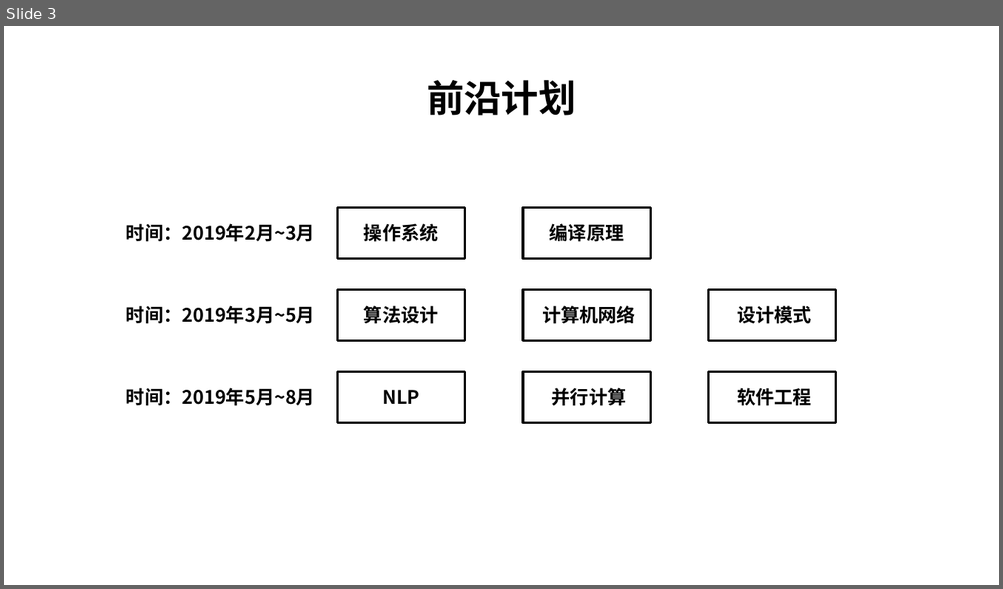
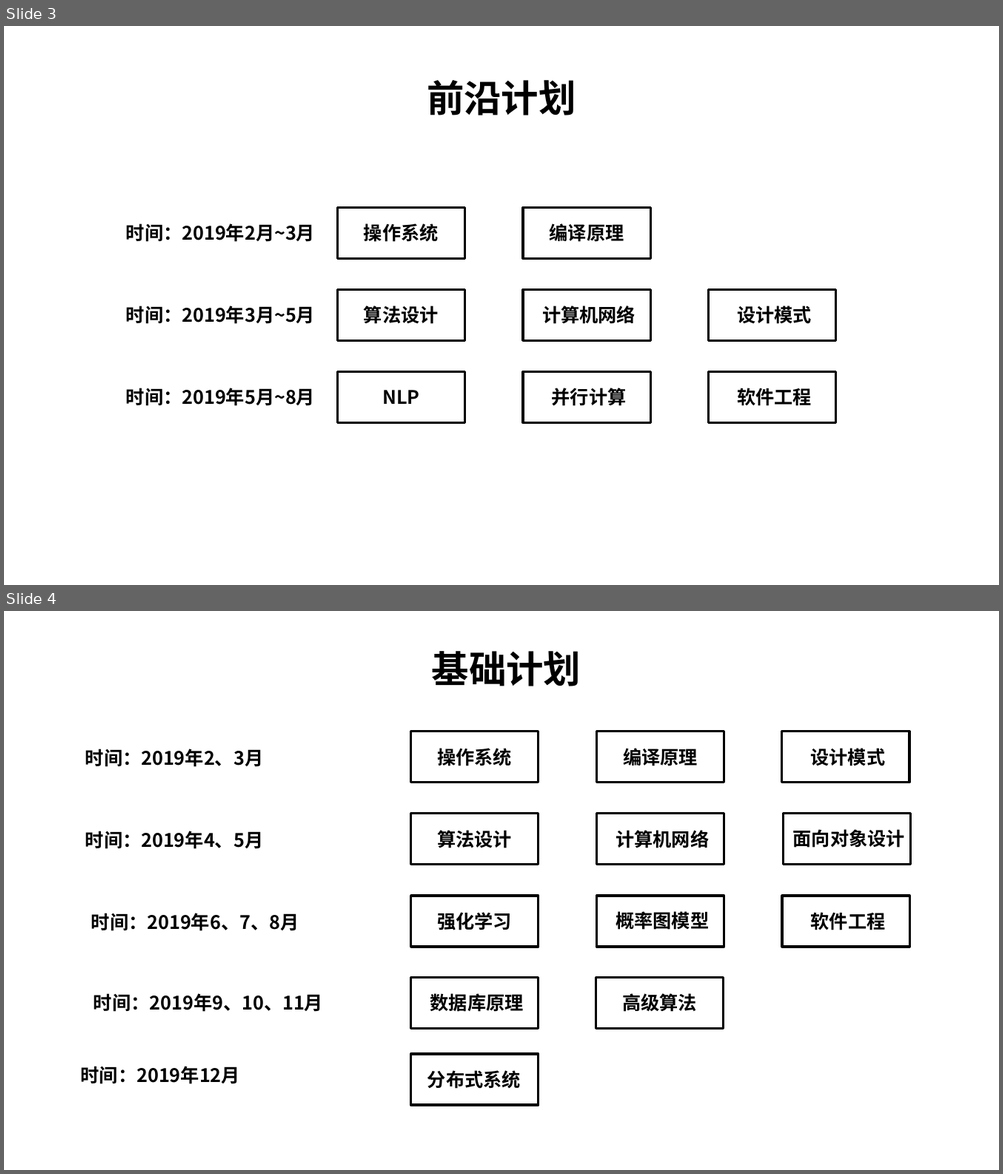
Before and after one commit to JackGittes/NetworkNote, a slide deck: Plan/学习计划.pptx. Shown one above the other, each under a label of ours: slide 3 before the commit, slides 3 and 4 after it. The pictures are 1003x589 and 1003x1174 pixels, drawn with LibreOffice and Linux fonts; fonts in the diff are those of the drawing. Boxes give left, top, right and bottom in pixels: in the first picture for what was removed or moved away, otherwise in the second. Text is boxed around its words. In the diff, an @@ line names an element or a change of style, - is before the commit and + after.

```diff
--- a/Plan/学习计划.pptx
+++ b/Plan/学习计划.pptx
@@ slide 4 added at (4, 611, 999, 1170), background #FFFFFF @@
@@ text added at (432, 651, 581, 686), 36 pt, text #000000, bold @@
+基础计划
@@ rectangle added at (410, 731, 538, 782), outline #000000 2.24 pt @@
@@ rectangle added at (597, 731, 724, 782), outline #000000 2.24 pt @@
@@ rectangle added at (782, 731, 910, 782), outline #000000 2.24 pt @@
@@ text added at (85, 749, 263, 767), 18 pt, text #000000, bold @@
+时间：2019年2、3月
@@ text added at (437, 748, 512, 766), 18 pt, text #000000, bold @@
+操作系统
@@ text added at (623, 748, 697, 766), 18 pt, text #000000, bold @@
+编译原理
@@ text added at (810, 748, 885, 766), 18 pt, text #000000, bold @@
+设计模式
@@ text added at (85, 831, 263, 849), 18 pt, text #000000, bold @@
+时间：2019年4、5月
@@ rectangle added at (410, 814, 538, 865), outline #000000 2.24 pt @@
@@ text added at (437, 830, 512, 849), 18 pt, text #000000, bold @@
+算法设计
@@ rectangle added at (597, 814, 724, 865), outline #000000 2.24 pt @@
@@ text added at (615, 830, 708, 849), 18 pt, text #000000, bold @@
+计算机网络
@@ rectangle added at (783, 813, 910, 864), outline #000000 2.24 pt @@
@@ text added at (793, 829, 905, 848), 18 pt, text #000000, bold @@
+面向对象设计
@@ rectangle added at (410, 896, 538, 947), outline #000000 2.24 pt @@
@@ rectangle added at (597, 896, 724, 947), outline #000000 2.24 pt @@
@@ rectangle added at (782, 896, 910, 947), outline #000000 2.24 pt @@
@@ text added at (91, 913, 299, 931), 18 pt, text #000000, bold @@
+时间：2019年6、7、8月
@@ text added at (437, 912, 512, 931), 18 pt, text #000000, bold @@
+强化学习
@@ text added at (615, 908, 708, 932), 18 pt, text #000000, bold @@
+概率图模型
@@ text added at (811, 912, 885, 931), 18 pt, text #000000, bold @@
+软件工程
@@ rectangle added at (410, 977, 538, 1028), outline #000000 2.24 pt @@
@@ rectangle added at (596, 977, 723, 1028), outline #000000 2.24 pt @@
@@ text added at (94, 994, 323, 1012), 18 pt, text #000000, bold @@
+时间：2019年9、10、11月
@@ text added at (430, 994, 523, 1011), 18 pt, text #000000, bold @@
+数据库原理
@@ text added at (622, 994, 697, 1012), 18 pt, text #000000, bold @@
+高级算法
@@ rectangle added at (410, 1054, 538, 1105), outline #000000 2.24 pt @@
@@ text added at (81, 1066, 240, 1085), 18 pt, text #000000, bold @@
+时间：2019年12月
@@ text added at (427, 1071, 521, 1089), 18 pt, text #000000, bold @@
+分布式系统
```
Also in this commit, not shown: 3 other slides added.
